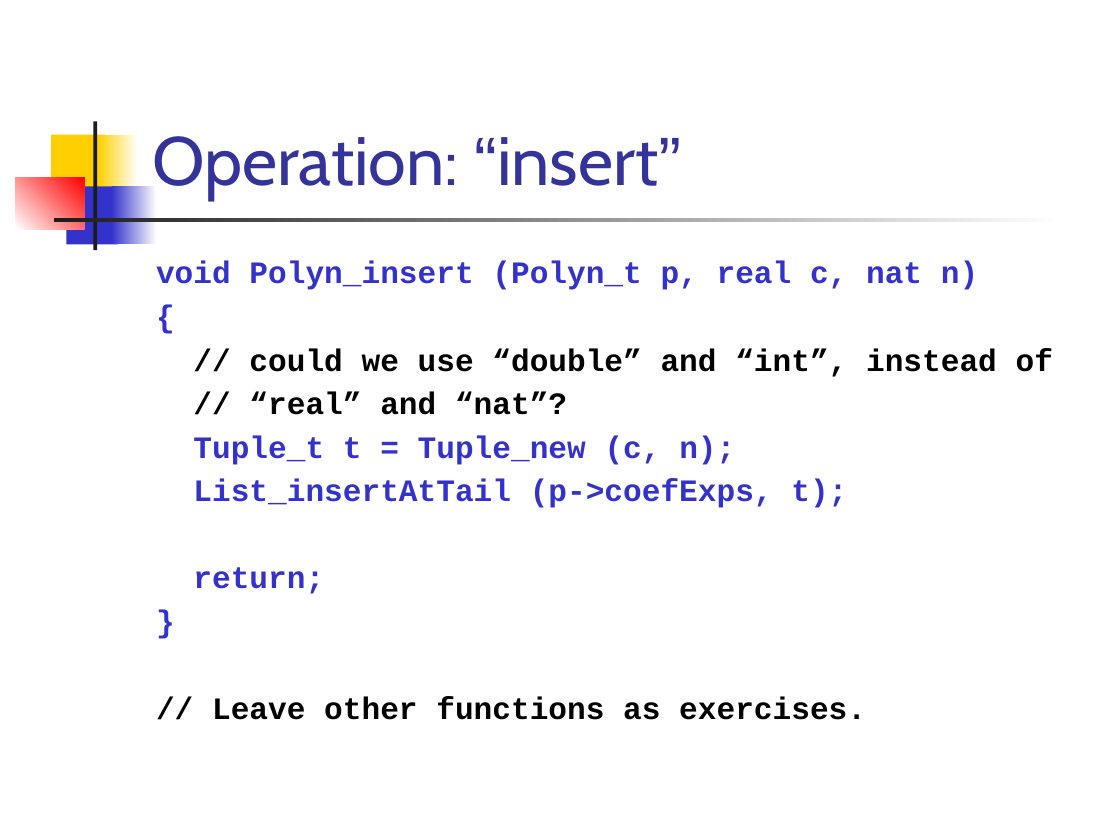
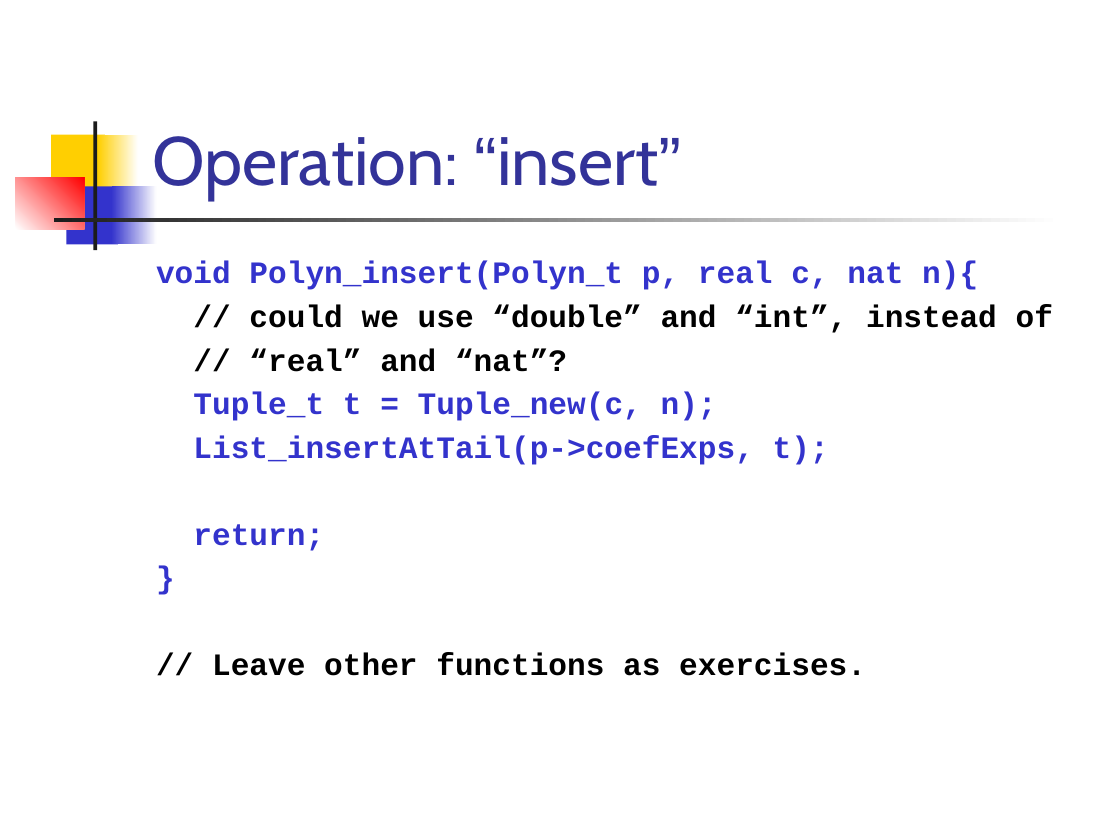
Before and after one commit to csslab-ustc/csslab-ustc.github.io, a slide deck: slide 27 of courses/sysprog/slides/lec14-linkedList.pptx. Drawn at 1120x840 pixels with LibreOffice and Linux fonts; fonts in the diff are those of the drawing. Boxes give left, top, right and bottom in pixels: in the first picture for what was removed or moved away, otherwise in the second. Text is boxed around its words. In the diff, an @@ line names an element or a change of style, - is before the commit and + after.

```diff
--- a/courses/sysprog/slides/lec14-linkedList.pptx
+++ b/courses/sysprog/slides/lec14-linkedList.pptx
@@ text at (x1=156, y1=261, x2=978, y2=290): text changed @@
-void Polyn_insert (Polyn_t p, real c, nat n)
-{
+void Polyn_insert(Polyn_t p, real c, nat n){
@@ text at (x1=193, y1=392, x2=829, y2=465): spaces changed @@
-Tuple_t t = Tuple_new (c, n);
-List_insertAtTail (p->coefExps, t);
+Tuple_t t = Tuple_new(c, n);
+List_insertAtTail(p->coefExps, t);
```
Also in this commit, not shown: 24 other slides changed, 27 other files.
